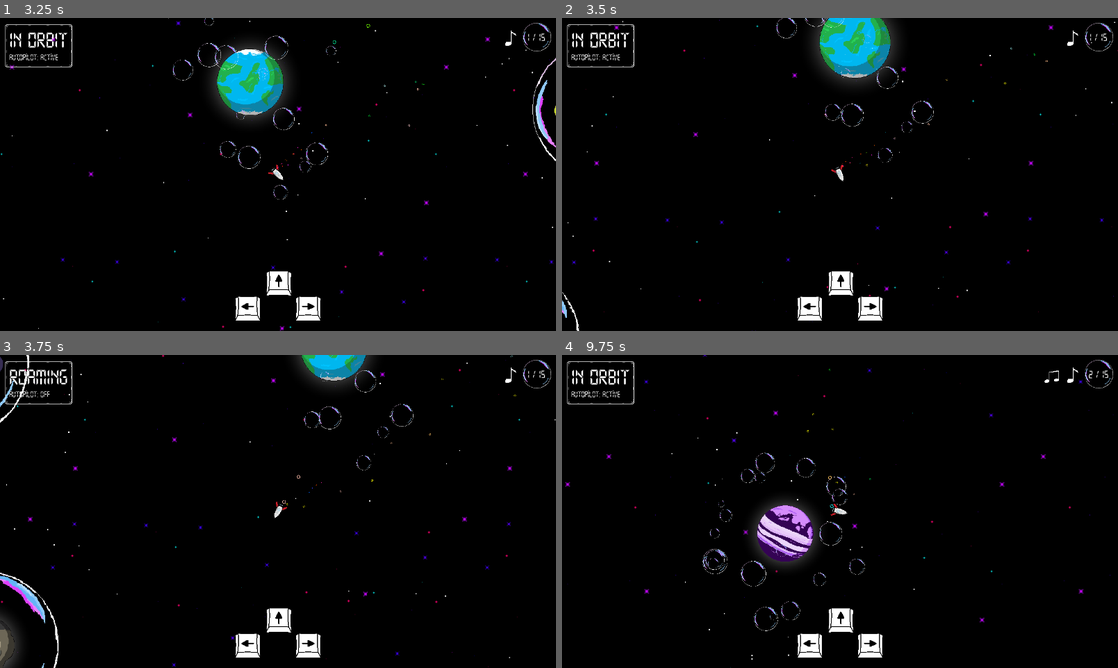
Above: before the commit, frames 1-4 (two rows, left to right).
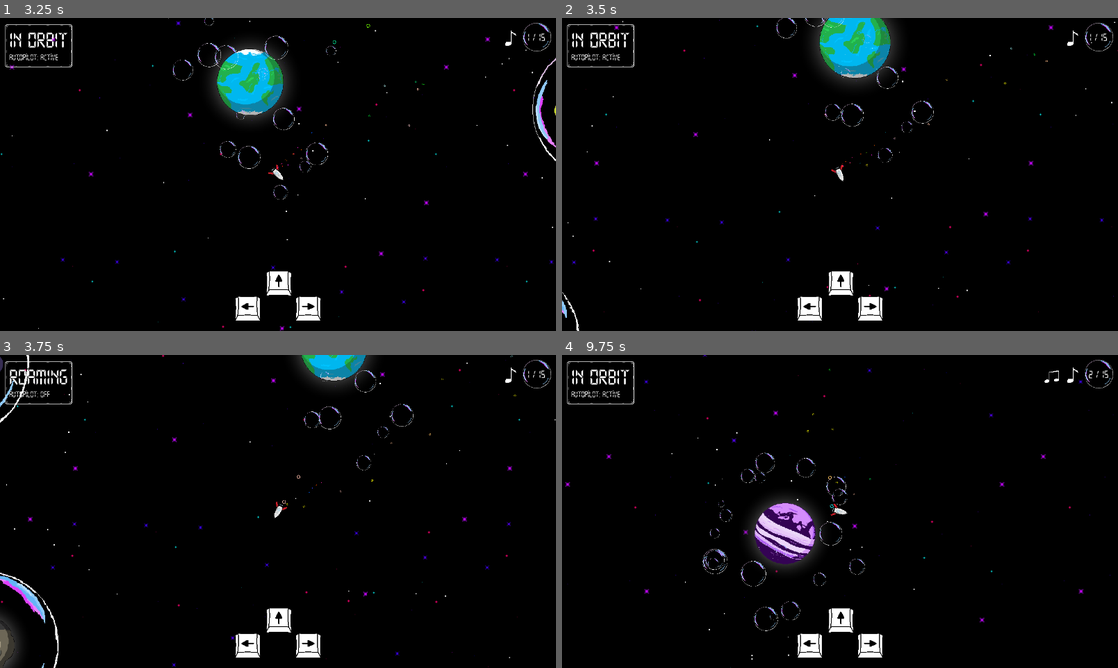
Above: after the commit, the same moments.

Repository: bjornarprytz/bubbleoids
Game: Godot game, scene res://splash.tscn
Two runs of this game, one before a commit and one after it. Both use one fixed random seed, a clock stepped at 60 frames per second and the inputs below. Sound files missing from this copy of the repository are replaced by a short silence.
Inputs (mouse positions are in pixels of both pictures, inside the frame that each line leads up to):
- Up to frame 1 (3.25 s): tap Enter at 0.5 s; move the mouse to (400, 158) at 0.52 s; hold Right (ui_right) 0.53-1.28 s; hold Space (throttle) 0.53-1.28 s; click (400, 158) at 0.67 s; move the mouse to (166, 190) at 1.27 s; hold Left (ui_left) 1.28-2.03 s; tap Space (throttle) at 1.35, 2.85 s; move the mouse to (333, 105) at 2.02 s; hold Space (throttle) 2.03-2.78 s; hold Right (ui_right) from 2.03 s (still down); move the mouse to (250, 237) at 2.77 s; click (250, 237) at 2.92 s
- Up to frame 2 (3.5 s): keep holding Right (ui_right)
- Up to frame 3 (3.75 s): move the mouse to (444, 558) at 3.52 s; release Right (ui_right) at 3.53 s; hold Left (ui_left) from 3.53 s (still down); hold Space (throttle) from 3.53 s (still down)
- Up to frame 4 (9.75 s): move the mouse to (673, 464) at 4.27 s; release Space (throttle) at 4.28 s; tap Space (throttle) every 1.5 s from 4.35 to 8.85 s; move the mouse to (867, 511) at 5.02 s; hold Space (throttle) 5.03-5.78 s; click (867, 511) at 5.17 s; move the mouse to (756, 433) at 5.77 s; release Left (ui_left) at 5.78 s; hold Right (ui_right) 5.78-8.03 s; move the mouse to (962, 495) at 6.52 s; hold Space (throttle) 6.53-7.28 s; move the mouse to (728, 527) at 7.27 s; click (728, 527) at 7.42 s; move the mouse to (895, 442) at 8.02 s; hold Space (throttle) 8.03-8.78 s; hold Left (ui_left) 8.03-9.53 s; move the mouse to (812, 574) at 8.77 s; move the mouse to (1006, 558) at 9.52 s; hold Right (ui_right) from 9.53 s (still down); hold Space (throttle) from 9.53 s (still down); click (1006, 558) at 9.67 s

Frames 1-3 are identical in both runs. In frame 4, 0.7% of the frame differs, in the area x 34-46%, y 47-67%.

Commit message:
wip timer maestro

Diff:
--- a/src/autoloads/symphony.gd
+++ b/src/autoloads/symphony.gd
@@ -43,21 +43,54 @@
 
 var beat_number: int = 0
 var seconds_per_beat: float = 60.0 / tempo
+var track_length = track_progression[0].get_length()
 
 var start_beat = false
 
-var timer = Timer.new()
+var prev_playback_position: float = 0.0
+
+# Calibrated timer that schedules the next beat based on the audio playback clock
+var timer: Timer
 
 func _ready() -> void:
+	timer = Timer.new()
 	add_child(timer)
+	# we use one_shot and schedule the next beat manually to keep calibration
+	timer.one_shot = true
+	timer.autostart = false
 	timer.wait_time = seconds_per_beat
-	timer.one_shot = false
-	timer.autostart = true
 	timer.timeout.connect(_on_Timer_timeout)
 
 func _on_Timer_timeout() -> void:
 	beat_number += 1
 	beat.emit(beat_number)
+
+	# Schedule the next beat precisely
+	schedule_next_beat()
+
+func schedule_next_beat() -> void:
+	# Schedules the timer to fire exactly at the next beat according to the audio clock
+	var current_player = get_current_player()
+	if current_player.stream == null:
+		return
+
+	var current_playback_position: float = current_player.get_playback_position() + AudioServer.get_time_since_last_mix()
+
+	var interval = current_playback_position - prev_playback_position
+
+	if interval < 0.0:
+		# Looping back to start of track
+		interval += track_length
+
+	var drift = seconds_per_beat - interval
+	prev_playback_position = current_playback_position
+
+	var time_to_next = seconds_per_beat + (drift / 4.0)
+
+	print("Interval: %s, Drift: %s, Next in: %s" % [interval, drift, time_to_next])
+
+	timer.wait_time = time_to_next
+	timer.start()
 
 func start_intro():
 	main.volume_db = 0.0
